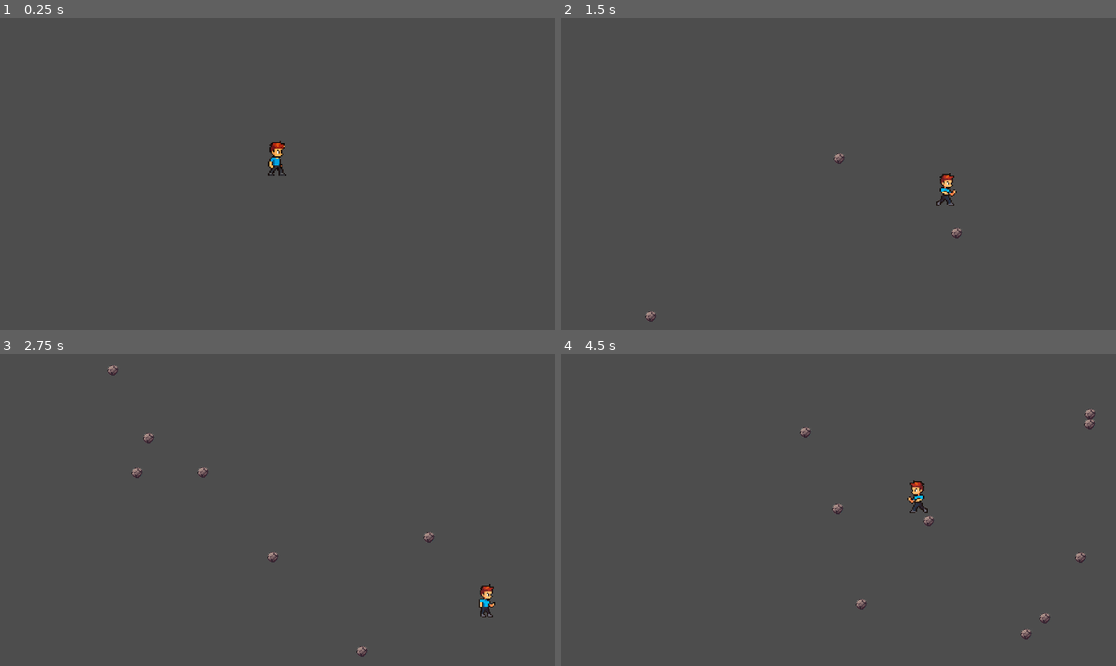
Above: before the commit, frames 1-4 (two rows, left to right).
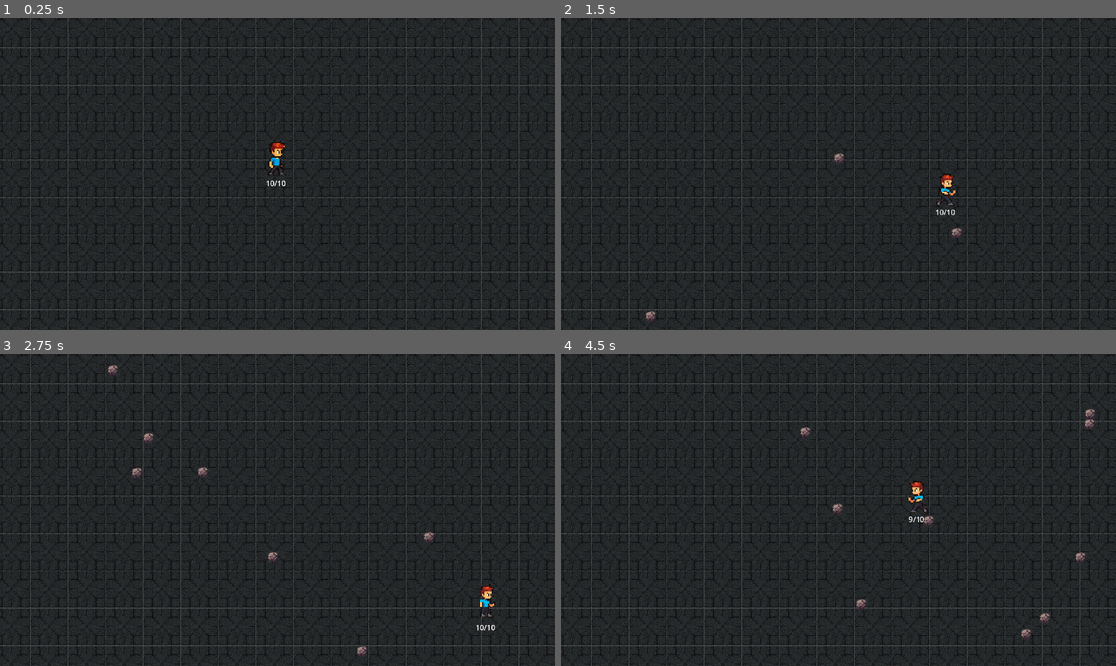
Above: after the commit, the same moments.

Repository: Magamid-Inc/Arcade-Game-Project
Game: Godot game, scene res://scenes/game.tscn
Same seed, same stepped clock (60 frames per second), same inputs: the game is played once before the commit and once after it.
Inputs:
- Up to frame 1 (0.25 s): no input
- Up to frame 2 (1.5 s): hold D (move_right) 0.53-1.28 s; hold S (move_down) from 1.28 s (still down)
- Up to frame 3 (2.75 s): release S (move_down) at 2.03 s; hold D (move_right) from 2.03 s (still down)
- Up to frame 4 (4.5 s): release D (move_right) at 2.78 s; hold W (move_up) 2.78-3.53 s; hold A (move_left) from 3.53 s (still down)

The runs differ from the first frame. In frame 1, 96% of the frame differs, in the area x 0-100%, y 0-100%; in frame 2, 96%; in frame 3, 96%; in frame 4, 96%.

Commit message:
Добавил базовую систему хп
ХП игрока, экран смерти, фон-заглушка

Diff:
--- a/project.godot
+++ b/project.godot
@@ -14,6 +14,10 @@
 run/main_scene="uid://cg54nfilba6ij"
 config/features=PackedStringArray("4.5", "Forward Plus")
 config/icon="res://icon.svg"
+
+[autoload]
+
+GameState="*res://scripts/GameState.gd"
 
 [input]
 
--- a/scenes/game.tscn
+++ b/scenes/game.tscn
@@ -1,17 +1,78 @@
-[gd_scene load_steps=3 format=3 uid="uid://cg54nfilba6ij"]
+[gd_scene load_steps=5 format=3 uid="uid://cg54nfilba6ij"]
 
 [ext_resource type="PackedScene" uid="uid://dg6tbf8uavjqm" path="res://scenes/player.tscn" id="1_uwrxv"]
+[ext_resource type="Script" uid="uid://bs11g523nrrfd" path="res://scripts/player_health_ui.gd" id="2_lnu2h"]
 [ext_resource type="Script" uid="uid://do34yctou3plv" path="res://scripts/meteorite_spawner.gd" id="3_lnu2h"]
+[ext_resource type="Texture2D" uid="uid://yw5us6qmussq" path="res://assets/background_placeholder_texture.png" id="4_lbhrr"]
 
 [node name="Game" type="Node2D"]
 
-[node name="Player" parent="." instance=ExtResource("1_uwrxv")]
+[node name="GameOverScreen" type="CanvasLayer" parent="."]
+visible = false
+
+[node name="Label" type="Label" parent="GameOverScreen"]
+z_index = 1
+anchors_preset = 8
+anchor_left = 0.5
+anchor_top = 0.5
+anchor_right = 0.5
+anchor_bottom = 0.5
+offset_left = -212.5
+offset_top = -38.5
+offset_right = 212.5
+offset_bottom = 38.5
+grow_horizontal = 2
+grow_vertical = 2
+theme_override_colors/font_color = Color(1, 0, 0, 1)
+theme_override_font_sizes/font_size = 56
+text = "Игра окончена"
+horizontal_alignment = 1
+vertical_alignment = 1
+metadata/_edit_use_anchors_ = true
+
+[node name="ColorRect" type="ColorRect" parent="GameOverScreen"]
+anchors_preset = 15
+anchor_right = 1.0
+anchor_bottom = 1.0
+grow_horizontal = 2
+grow_vertical = 2
+color = Color(0, 0, 0, 1)
+metadata/_edit_use_anchors_ = true
+
+[node name="Player" parent="." groups=["player"] instance=ExtResource("1_uwrxv")]
 unique_name_in_owner = true
 position = Vector2(-1, -1)
 scale = Vector2(0.5, 0.5)
+
+[node name="PlayerHealthUi" type="Label" parent="Player"]
+offset_left = -82.0
+offset_top = 18.0
+offset_right = 74.0
+offset_bottom = 80.0
+theme_override_font_sizes/font_size = 31
+text = "10/10"
+horizontal_alignment = 1
+script = ExtResource("2_lnu2h")
 
 [node name="Camera" type="Camera2D" parent="."]
 unique_name_in_owner = true
 
 [node name="MeteoriteSpawner" type="Node2D" parent="."]
 script = ExtResource("3_lnu2h")
+
+[node name="Background" type="TextureRect" parent="."]
+modulate = Color(0.5609549, 0.5609549, 0.5609549, 1)
+z_index = -10
+anchors_preset = 15
+anchor_right = 1.0
+anchor_bottom = 1.0
+offset_left = -591.0
+offset_top = -340.0
+offset_right = 591.0
+offset_bottom = 335.0
+grow_horizontal = 2
+grow_vertical = 2
+size_flags_horizontal = 3
+size_flags_vertical = 3
+texture = ExtResource("4_lbhrr")
+stretch_mode = 1
--- /dev/null
+++ b/scripts/GameState.gd
@@ -0,0 +1,4 @@
+extends Node
+
+var player_health: int = 10
+var max_health: int = 10
--- a/scripts/damage_zone.gd
+++ b/scripts/damage_zone.gd
@@ -1,4 +1,5 @@
 extends Area2D
 
-func _on_body_entered(body: Node2D) -> void:
-	print("Damage taken")
+func _on_body_entered(body):
+	if body.is_in_group("player"):
+		body.take_damage(1)
--- a/scripts/meteorite_spawner.gd
+++ b/scripts/meteorite_spawner.gd
@@ -14,20 +14,17 @@
 
 func _ready() -> void:
 	randomize()
-	print("MeteorSpawner ready")
 	_schedule_next()
 
 
 func _schedule_next() -> void:
 	var delay: float = randf_range(min_delay, max_delay)
-	print("Next meteor in:", delay)
 	get_tree().create_timer(delay).timeout.connect(_spawn_meteor)
 
 
 func _spawn_meteor() -> void:
 	var camera: Camera2D = get_viewport().get_camera_2d()
 	if camera == null:
-		print("No Camera2D found, cannot spawn meteors")
 		_schedule_next()
 		return
 
@@ -58,7 +55,6 @@
 			spawn_pos.y = randf_range(cam_pos.y - half_size.y, cam_pos.y + half_size.y)
 
 	meteor.global_position = spawn_pos
-	print("Spawn meteor at:", spawn_pos, "from side:", side)
 
 	# ---- Направление "то рандомно, то нет" ----
 	var dir: Vector2
--- a/scripts/player.gd
+++ b/scripts/player.gd
@@ -4,6 +4,7 @@
 
 const SPEED = 300
 
+@warning_ignore("unused_parameter")
 func _physics_process(delta):
 	var direction = Vector2.ZERO
 
@@ -27,3 +28,16 @@
 		animated_sprite.play("idle")
 	else:
 		animated_sprite.play("run")
+
+func take_damage(amount: int):
+	GameState.player_health -= amount
+	GameState.player_health = clamp(GameState.player_health, 0, GameState.max_health)
+
+	print("Health: ", GameState.player_health)
+
+	if GameState.player_health <= 0:
+		die()
+
+func die():
+	print("Player died")
+	$"../GameOverScreen".visible = true
--- /dev/null
+++ b/scripts/player_health_ui.gd
@@ -0,0 +1,6 @@
+extends Label
+
+
+# Called every frame. 'delta' is the elapsed time since the previous frame.
+func _process(delta: float) -> void:
+	text = str(GameState.player_health) + "/" + str(GameState.max_health)
Binary file added: assets/background_placeholder_texture.png
Not shown, added: assets/background_placeholder_texture.png.import
Not shown, added: scripts/GameState.gd.uid
Not shown, added: scripts/player_health_ui.gd.uid
